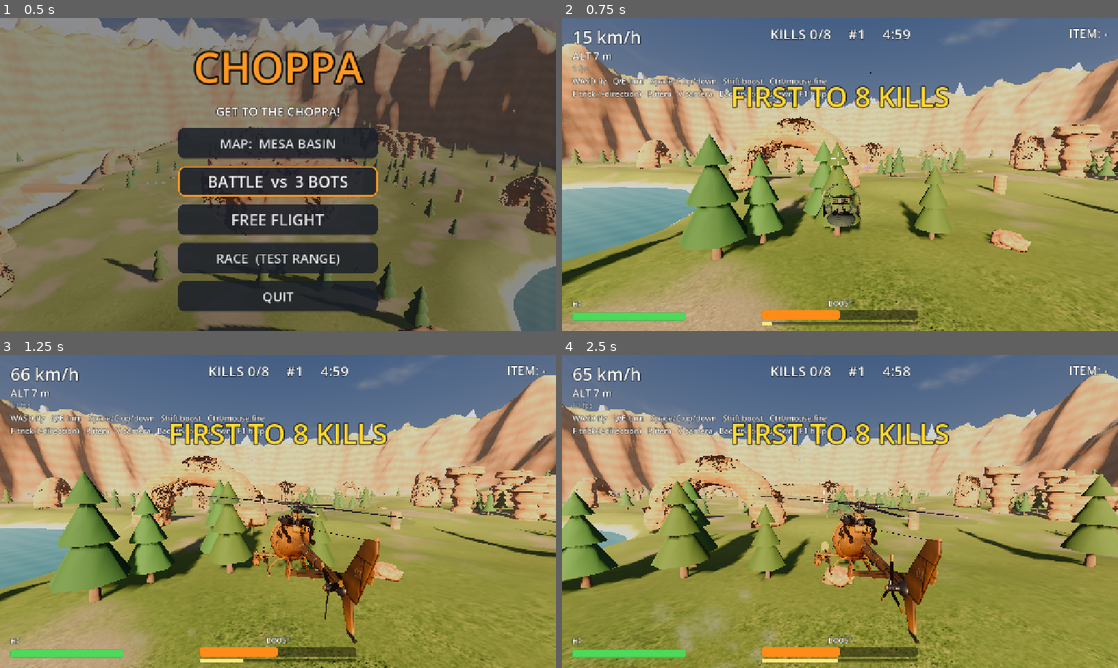
Above: before the commit, frames 1-4 (two rows, left to right).
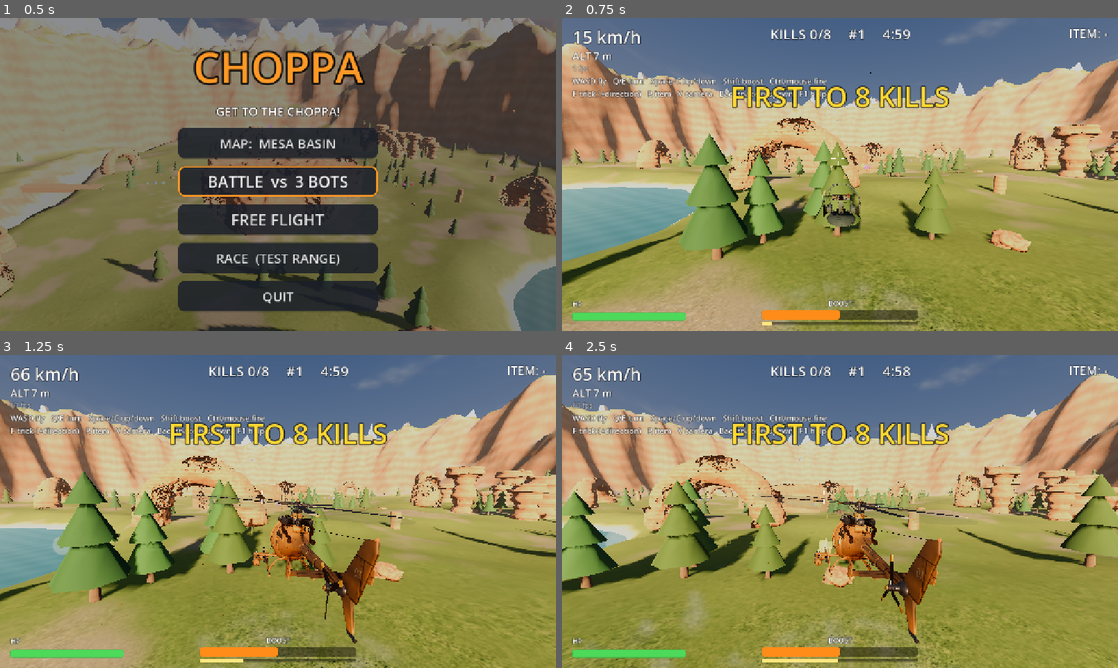
Above: after the commit, the same moments.

Repository: agnorance/choppa
Game: Godot game, scene res://scenes/main.tscn
The game is run twice, just before and just after one commit, with the same random seed, the same clock (stepped at 60 frames per second) and the same inputs.
Inputs (mouse positions are in pixels of both pictures, inside the frame that each line leads up to):
- Up to frame 1 (0.5 s): no input
- Up to frame 2 (0.75 s): tap Enter at 0.5 s; move the mouse to (962, 158) at 0.52 s; hold D (move_right) from 0.53 s (still down); hold Ctrl (fire) from 0.53 s (still down); click (962, 158) at 0.67 s
- Up to frame 3 (1.25 s): keep holding D (move_right); keep holding Ctrl (fire)
- Up to frame 4 (2.5 s): release D (move_right) at 1.25 s; release Ctrl (fire) at 1.25 s; drag from (728, 527) to (812, 574) at 1.27 s; move the mouse to (895, 442) at 2.02 s; hold D (move_right) from 2.03 s (still down); hold Ctrl (fire) from 2.03 s (still down)

Frame 1 is identical in both runs. In frame 2, 0.9% of the frame differs, in the area x 37-70%, y 52-100%; in frame 3, 1.1%; in frame 4, 2.3%, in the area x 4-71%, y 43-100%.

Commit message:
Cockpit instruments and choppa effects
Cockpit: the panel moves up and shrinks so all of it is on screen, the radar
sits below the gunsight instead of behind its post. Gauges get aged faces, red
zones, tapered needles, glass glints and screwed brass bezels; the frame is
built from smooth tubes and gains the chin bar.

Effects: star muzzle flashes with light on the gun that fired, brass casings,
heat shimmer behind the exhausts, a downwash ring on the ground (spray over
water), and canopy cracks that spread as the hull takes damage.
Adds --health=<n> for screenshots of damage.

Diff:
--- a/scripts/choppa.gd
+++ b/scripts/choppa.gd
@@ -85,6 +85,8 @@
 var invulnerable := 0.0
 var clock := 0.0  ## Simulation seconds this choppa has existed.
 var last_shot_time := -10.0  ## `clock` at the last shot, for the muzzle flash.
+var last_shot_side := 1.0  ## Which gun fired it: -1 left, 1 right.
+var over_water := false  ## The ground below is water (for spray instead of dust).
 
 var trick := ""  ## Name of the trick in progress, "" when none.
 var trick_time := 0.0
@@ -430,6 +432,7 @@
 
 func _shoot() -> void:
 	var muzzle := global_position + facing() * Vector3(1.12 * _gun_side, -0.8, -2.35)
+	last_shot_side = _gun_side
 	_gun_side = -_gun_side
 	var target := aim_target()
 	var direction := facing() * Vector3.FORWARD
@@ -526,5 +529,7 @@
 	var hit := get_world_3d().direct_space_state.intersect_ray(query)
 	if hit:
 		altitude = global_position.y - hit.position.y - GROUND_CLEARANCE
+		over_water = (hit.collider as Node).is_in_group("water")
 	else:
 		altitude = 500.0
+		over_water = false
--- a/scripts/choppa_model.gd
+++ b/scripts/choppa_model.gd
@@ -22,7 +22,15 @@
 var _dust: CPUParticles3D
 var _trails: Array[CPUParticles3D] = []
 var _smoke: CPUParticles3D
-var _flashes: Array[MeshInstance3D] = []
+var _flashes: Array[Node3D] = []  ## Left, right.
+var _flash_lights: Array[OmniLight3D] = []
+var _casings: Array[CPUParticles3D] = []
+var _haze: Array[CPUParticles3D] = []
+var _downwash: MeshInstance3D
+var _downwash_material: ShaderMaterial
+var _dust_colors: Gradient
+var _spray_colors: Gradient
+var _cracks: Array[MeshInstance3D] = []
 var _bubble: MeshInstance3D
 var _bubble_material: StandardMaterial3D
 var _sparks: CPUParticles3D
@@ -71,24 +79,20 @@
 		shell.position = eye
 		_parts.add_child(shell)
 
-	var flash_mesh := SphereMesh.new()
-	flash_mesh.radius = 0.35
-	flash_mesh.height = 0.7
-	flash_mesh.radial_segments = 6
-	flash_mesh.rings = 3
-	var flash_material := StandardMaterial3D.new()
-	flash_material.shading_mode = BaseMaterial3D.SHADING_MODE_UNSHADED
-	flash_material.albedo_color = Color(1.0, 0.85, 0.4)
-	for muzzle in ["muzzle_l", "muzzle_r"]:
-		var at := _marker(model, muzzle) + Vector3(0.0, 0.0, -0.25)
-		var flash := _part(flash_mesh, flash_material, at, Vector3.ZERO, Vector3(0.7, 0.7, 1.6))
-		flash.cast_shadow = GeometryInstance3D.SHADOW_CASTING_SETTING_OFF
-		_flashes.append(flash)
-
-	# Rotor downwash kicking up dust when flying low.
-	_dust = Effects.puffs(Effects.gradient([
+	_build_guns(model)
+	_build_cracks(model)
+	for exhaust in ["exhaust_l", "exhaust_r"]:
+		_haze.append(_build_haze(_marker(model, exhaust)))
+	_build_downwash()
+
+	# Rotor downwash kicking up dust (or spray over water) when flying low.
+	_dust_colors = Effects.gradient([
 		Color(0.8, 0.77, 0.7, 0.0), Color(0.8, 0.77, 0.7, 0.55), Color(0.78, 0.75, 0.68, 0.0),
-	]), 48, 1.4)
+	])
+	_spray_colors = Effects.gradient([
+		Color(0.9, 0.95, 1.0, 0.0), Color(0.88, 0.94, 1.0, 0.6), Color(0.85, 0.92, 1.0, 0.0),
+	])
+	_dust = Effects.puffs(_dust_colors, 48, 1.4)
 	_dust.top_level = true
 	_dust.emission_shape = CPUParticles3D.EMISSION_SHAPE_RING
 	_dust.emission_ring_axis = Vector3.UP
@@ -205,8 +209,21 @@
 	_blur_material.albedo_color.a = clampf((_rotor_speed - 8.0) / 80.0, 0.0, 0.1)
 
 	_parts.visible = c.invulnerable <= 0.0 or fmod(c.invulnerable, 0.2) > 0.08
-	for flash in _flashes:
-		flash.visible = c.clock - c.last_shot_time < 0.05
+	var firing := c.clock - c.last_shot_time < 0.05
+	for k in 2:
+		var on := firing and (k == 1) == (c.last_shot_side > 0.0)
+		if on and not _flashes[k].visible:
+			# A fresh star every shot.
+			_flashes[k].rotation.z = randf() * TAU
+			_flashes[k].scale = Vector3.ONE * randf_range(0.8, 1.25)
+		_flashes[k].visible = on
+		_flash_lights[k].visible = on
+		_casings[k].emitting = c.alive and c.clock - c.last_shot_time < Choppa.GUN_INTERVAL * 1.5
+	for haze in _haze:
+		haze.emitting = c.alive
+	var visible_cracks := clampi(floori((Choppa.MAX_HEALTH - c.health) / 12.0), 0, _cracks.size()) if c.alive else 0
+	for k in _cracks.size():
+		_cracks[k].visible = k < visible_cracks
 	for trail in _trails:
 		trail.emitting = c.is_boosting()
 	_sparks.emitting = c.scrambled > 0.0
@@ -218,8 +235,171 @@
 			else Color(0.3, 0.85, 1.0, 0.12 + 0.12 * c.shield / Choppa.SHIELD_HP)
 	_smoke.emitting = c.health < 35.0
 	_dust.emitting = c.altitude < 14.0
+	var ground := c.global_position + Vector3.DOWN * (c.altitude + Choppa.GROUND_CLEARANCE - 0.3)
 	if _dust.emitting:
-		_dust.global_position = c.global_position + Vector3.DOWN * (c.altitude + Choppa.GROUND_CLEARANCE - 0.3)
+		_dust.global_position = ground
+		_dust.color_ramp = _spray_colors if c.over_water else _dust_colors
+	var wash := clampf(1.0 - c.altitude / 16.0, 0.0, 1.0) if c.alive else 0.0
+	_downwash.visible = wash > 0.0
+	if _downwash.visible:
+		_downwash.global_position = ground + Vector3.UP * 0.15
+		_downwash_material.set_shader_parameter("power", wash * 0.7)
+		_downwash_material.set_shader_parameter("tint",
+			Color(0.88, 0.94, 1.0) if c.over_water else Color(0.8, 0.76, 0.66))
+
+
+## Twin machine guns: a star-shaped flash with a light at each muzzle (shown for the gun
+## that just fired), and brass casings spilling out of the receivers.
+func _build_guns(model: Node3D) -> void:
+	var star := StandardMaterial3D.new()
+	star.shading_mode = BaseMaterial3D.SHADING_MODE_UNSHADED
+	star.blend_mode = BaseMaterial3D.BLEND_MODE_ADD
+	star.cull_mode = BaseMaterial3D.CULL_DISABLED
+	star.albedo_texture = Effects.star_texture()
+	star.albedo_color = Color(1.0, 0.75, 0.4)
+	star.disable_receive_shadows = true
+	var side_quad := QuadMesh.new()
+	side_quad.size = Vector2(0.55, 1.1)
+	var front_quad := QuadMesh.new()
+	front_quad.size = Vector2(0.75, 0.75)
+	var brass := _material(Color(0.8, 0.6, 0.28), 0.9, 0.3)
+	var casing := CylinderMesh.new()
+	casing.top_radius = 0.009
+	casing.bottom_radius = 0.009
+	casing.height = 0.035
+	casing.radial_segments = 6
+	casing.rings = 1
+	casing.material = brass
+	for muzzle in ["muzzle_l", "muzzle_r"]:
+		var at := _marker(model, muzzle)
+		var flash := Node3D.new()
+		flash.position = at + Vector3(0.0, 0.0, -0.3)
+		flash.visible = false
+		add_child(flash)
+		# Two crossed planes along the barrel and one facing forward.
+		for roll in [0.0, PI * 0.5]:
+			var plane := MeshInstance3D.new()
+			plane.mesh = side_quad
+			plane.material_override = star
+			plane.rotation = Vector3(PI * 0.5, 0.0, roll)
+			plane.cast_shadow = GeometryInstance3D.SHADOW_CASTING_SETTING_OFF
+			if own:
+				plane.layers = OWN_LAYER
+			flash.add_child(plane)
+		var front := MeshInstance3D.new()
+		front.mesh = front_quad
+		front.material_override = star
+		front.position.z = 0.25
+		front.cast_shadow = GeometryInstance3D.SHADOW_CASTING_SETTING_OFF
+		if own:
+			front.layers = OWN_LAYER
+		flash.add_child(front)
+		_flashes.append(flash)
+		var light := OmniLight3D.new()
+		light.light_color = Color(1.0, 0.7, 0.35)
+		light.light_energy = 3.0
+		light.omni_range = 7.0
+		light.position = at + Vector3(0.0, 0.3, -0.2)
+		light.visible = false
+		add_child(light)
+		_flash_lights.append(light)
+
+		var shells := CPUParticles3D.new()
+		shells.mesh = casing
+		shells.amount = 16
+		shells.lifetime = 1.2
+		shells.local_coords = false
+		shells.position = at + Vector3(0.12 * signf(at.x), 0.0, 1.75)  # The receiver's ejection port.
+		shells.direction = Vector3(signf(at.x), -0.4, 0.3)
+		shells.spread = 18.0
+		shells.initial_velocity_min = 2.5
+		shells.initial_velocity_max = 4.0
+		shells.gravity = Vector3(0.0, -12.0, 0.0)
+		shells.angular_velocity_min = -720.0
+		shells.angular_velocity_max = 720.0
+		shells.particle_flag_rotate_y = true
+		shells.cast_shadow = GeometryInstance3D.SHADOW_CASTING_SETTING_OFF
+		shells.emitting = false
+		add_child(shells)
+		_casings.append(shells)
+
+
+## Cracks in the canopy glass at the "crack_*" markers; more show as the hull takes
+## damage. On the default layer so the pilot sees them from inside too.
+func _build_cracks(model: Node3D) -> void:
+	var m := StandardMaterial3D.new()
+	m.albedo_texture = Effects.crack_texture()
+	m.albedo_color = Color(0.95, 0.97, 1.0)
+	m.transparency = BaseMaterial3D.TRANSPARENCY_ALPHA
+	m.cull_mode = BaseMaterial3D.CULL_DISABLED
+	m.roughness = 0.1
+	m.metallic_specular = 1.0
+	m.emission_enabled = true
+	m.emission = Color(0.25, 0.27, 0.3)
+	var rng := RandomNumberGenerator.new()
+	rng.seed = 5
+	var markers := model.find_children("crack_*", "Node3D")
+	markers.sort_custom(func(a: Node, b: Node) -> bool: return a.name.naturalnocasecmp_to(b.name) < 0)
+	for marker: Node3D in markers:
+		var quad := QuadMesh.new()
+		quad.size = Vector2.ONE * rng.randf_range(0.3, 0.45)
+		var crack := MeshInstance3D.new()
+		crack.mesh = quad
+		crack.material_override = m
+		# Blender's marker +Z (the glass normal) arrives as +Y; the quad faces +Z.
+		crack.transform = marker.transform * Transform3D(Basis(Vector3.RIGHT, -PI * 0.5), Vector3.ZERO)
+		crack.rotate_object_local(Vector3.BACK, rng.randf() * TAU)
+		crack.cast_shadow = GeometryInstance3D.SHADOW_CASTING_SETTING_OFF
+		crack.visible = false
+		add_child(crack)
+		_cracks.append(crack)
+
+
+
+## Heat shimmer trailing from an exhaust stub.
+func _build_haze(at: Vector3) -> CPUParticles3D:
+	var p := CPUParticles3D.new()
+	var quad := QuadMesh.new()
+	quad.size = Vector2.ONE
+	var haze := ShaderMaterial.new()
+	haze.shader = preload("res://shaders/heat_haze.gdshader")
+	quad.material = haze
+	p.mesh = quad
+	p.amount = 10
+	p.lifetime = 0.7
+	p.local_coords = false
+	p.position = at
+	p.direction = Vector3(0.15 * signf(at.x), 0.35, 1.0)
+	p.spread = 10.0
+	p.initial_velocity_min = 2.0
+	p.initial_velocity_max = 3.0
+	p.gravity = Vector3(0.0, 1.5, 0.0)
+	var grow := Curve.new()
+	grow.add_point(Vector2(0.0, 0.5))
+	grow.add_point(Vector2(1.0, 1.4))
+	p.scale_amount_curve = grow
+	p.scale_amount_min = 0.5
+	p.scale_amount_max = 0.8
+	p.color_initial_ramp = Effects.gradient([Color(0, 0, 1, 1), Color(1, 1, 1, 1)])  # Random phase per puff.
+	p.color_ramp = Effects.gradient([Color(1, 1, 1, 0.0), Color(1, 1, 1, 1.0), Color(1, 1, 1, 0.0)])
+	p.cast_shadow = GeometryInstance3D.SHADOW_CASTING_SETTING_OFF
+	add_child(p)
+	return p
+
+
+## A disc on the ground under the rotor, rings racing outward.
+func _build_downwash() -> void:
+	var plane := PlaneMesh.new()
+	plane.size = Vector2(18.0, 18.0)
+	_downwash_material = ShaderMaterial.new()
+	_downwash_material.shader = preload("res://shaders/downwash.gdshader")
+	_downwash = MeshInstance3D.new()
+	_downwash.mesh = plane
+	_downwash.material_override = _downwash_material
+	_downwash.top_level = true
+	_downwash.cast_shadow = GeometryInstance3D.SHADOW_CASTING_SETTING_OFF
+	_downwash.visible = false
+	add_child(_downwash)
 
 
 static var _cached_scene: PackedScene
--- a/scripts/cockpit.gd
+++ b/scripts/cockpit.gd
@@ -164,6 +164,7 @@
 	tube.material_override = screen
 	tube.position.z = 0.001
 	mount.add_child(tube)
+	mount.add_child(glass_cover(0.084, 0.01))
 
 
 func _build_nixies(mount: Node3D) -> void:
@@ -306,24 +307,87 @@
 	_beacon.add_child(_beacon_light)
 
 
-func _glass_disc(radius: float, offset: float) -> MeshInstance3D:
+## Convex-looking cover glass: faint tint plus a soft crescent glint.
+static func glass_cover(radius: float, offset: float) -> Node3D:
+	var quad := QuadMesh.new()
+	quad.size = Vector2.ONE * radius * 2.0
 	var m := StandardMaterial3D.new()
-	m.albedo_color = Color(0.7, 0.8, 0.8, 0.08)
+	m.shading_mode = BaseMaterial3D.SHADING_MODE_UNSHADED
+	m.blend_mode = BaseMaterial3D.BLEND_MODE_ADD
+	m.albedo_texture = _glint_texture()
+	m.albedo_color = Color(0.55, 0.55, 0.5)
 	m.transparency = BaseMaterial3D.TRANSPARENCY_ALPHA
-	m.roughness = 0.02
-	m.metallic = 0.5
-	var disc := CylinderMesh.new()
-	disc.top_radius = radius
-	disc.bottom_radius = radius
-	disc.height = 0.001
-	disc.radial_segments = 40
 	var glass := MeshInstance3D.new()
-	glass.mesh = disc
+	glass.mesh = quad
 	glass.material_override = m
-	glass.rotation_degrees.x = 90.0
 	glass.position.z = offset
 	glass.cast_shadow = GeometryInstance3D.SHADOW_CASTING_SETTING_OFF
 	return glass
+
+
+static var _dial: Texture2D
+static var _glint: Texture2D
+
+
+## An old instrument face: near-black enamel, a faded track, grime toward the rim, and
+## a few stains and scratches. Made once, shared by every gauge.
+static func dial_texture() -> Texture2D:
+	if _dial:
+		return _dial
+	var size := 256
+	var noise := FastNoiseLite.new()
+	noise.seed = 7
+	noise.frequency = 0.03
+	noise.fractal_octaves = 5
+	var image := Image.create(size, size, true, Image.FORMAT_RGBA8)
+	var rng := RandomNumberGenerator.new()
+	rng.seed = 11
+	var c := Vector2.ONE * size * 0.5
+	for y in size:
+		for x in size:
+			var d := (Vector2(x, y) - c).length() / (size * 0.5)
+			if d > 1.0:
+				image.set_pixel(x, y, Color(0, 0, 0, 0))
+				continue
+			var grime := noise.get_noise_2d(x, y) * 0.5 + 0.5
+			var col := Color(0.075, 0.07, 0.06).lerp(Color(0.17, 0.13, 0.08), smoothstep(0.55, 1.0, d) * grime)
+			col = col.lerp(Color(0.2, 0.17, 0.11), maxf(0.0, grime - 0.72) * 1.4)
+			# Faded cream track rings.
+			for r in [0.78, 0.97]:
+				col = col.lerp(Color(0.6, 0.55, 0.42), (1.0 - smoothstep(0.0, 0.012, absf(d - r))) * 0.5)
+			image.set_pixel(x, y, col)
+	for k in 5:  # Hairline scratches.
+		var from := c + Vector2(rng.randf_range(-90, 90), rng.randf_range(-90, 90))
+		var dir := Vector2.from_angle(rng.randf() * TAU)
+		for t in rng.randi_range(15, 50):
+			var p := from + dir * t
+			if (p - c).length() < size * 0.48:
+				image.set_pixelv(Vector2i(p), image.get_pixelv(Vector2i(p)).lightened(0.12))
+	image.generate_mipmaps()
+	_dial = ImageTexture.create_from_image(image)
+	return _dial
+
+
+static func _glint_texture() -> Texture2D:
+	if _glint:
+		return _glint
+	var size := 128
+	var image := Image.create(size, size, true, Image.FORMAT_RGBA8)
+	var c := Vector2.ONE * size * 0.5
+	for y in size:
+		for x in size:
+			var p := (Vector2(x, y) - c) / (size * 0.5)
+			if p.length() > 1.0:
+				image.set_pixel(x, y, Color(0, 0, 0, 0))
+				continue
+			# A crescent near the upper left rim, and a faint overall sheen.
+			var crescent := smoothstep(0.62, 0.86, p.length()) * (1.0 - smoothstep(0.88, 1.0, p.length()))
+			crescent *= clampf(-(p.x + p.y) * 0.9, 0.0, 1.0)
+			var a := crescent * 0.55 + 0.04
+			image.set_pixel(x, y, Color(1, 1, 1, a))
+	image.generate_mipmaps()
+	_glint = ImageTexture.create_from_image(image)
+	return _glint
 
 
 static func _label(parent: Node3D, text: String, font_size: int, color: Color, pos: Vector3) -> Label3D:
@@ -372,16 +436,31 @@
 	var _needle: Node3D
 
 	func _ready() -> void:
-		var face := CylinderMesh.new()
-		face.top_radius = RADIUS
-		face.bottom_radius = RADIUS
-		face.height = 0.004
-		face.radial_segments = 40
+		var face := QuadMesh.new()
+		face.size = Vector2.ONE * RADIUS * 2.0
+		var face_material := StandardMaterial3D.new()
+		face_material.albedo_texture = Cockpit.dial_texture()
+		face_material.transparency = BaseMaterial3D.TRANSPARENCY_ALPHA_SCISSOR
+		face_material.roughness = 0.8
 		var face_mesh := MeshInstance3D.new()
 		face_mesh.mesh = face
-		face_mesh.material_override = ChoppaModel._material(Color(0.05, 0.05, 0.045), 0.0, 0.85)
-		face_mesh.rotation_degrees.x = 90.0
+		face_mesh.material_override = face_material
+		face_mesh.position.z = 0.001
 		add_child(face_mesh)
+		# Red zone: a painted arc just inside the ticks.
+		if red_from <= 1.0:
+			var steps := ceili((1.0 - red_from) * 40.0)
+			for k in steps:
+				var t := lerpf(red_from, 1.0, (k + 0.5) / steps)
+				var arc := MeshInstance3D.new()
+				var bit := BoxMesh.new()
+				bit.size = Vector3(RADIUS * SWEEP * (1.0 - red_from) / steps * 1.05, 0.004, 0.0008)
+				arc.mesh = bit
+				arc.material_override = Cockpit._cell_material(Color(0.55, 0.06, 0.04))
+				var a := _angle(t)
+				arc.position = Vector3(-sin(a), cos(a), 0.0) * RADIUS * 0.94 + Vector3(0, 0, 0.0025)
+				arc.rotation.z = a
+				add_child(arc)
 		var ticks := majors * 5
 		for k in ticks + 1:
 			var t := float(k) / ticks
@@ -406,13 +485,28 @@
 		_needle = Node3D.new()
 		_needle.position.z = 0.005
 		add_child(_needle)
+		# Tapered pointer with a luminous tip and a counterweight tail.
+		var pointer := PrismMesh.new()
+		pointer.size = Vector3(0.005, RADIUS * 0.78, 0.0012)
 		var needle := MeshInstance3D.new()
-		var stick := BoxMesh.new()
-		stick.size = Vector3(0.0028, RADIUS * 0.85, 0.0012)
-		needle.mesh = stick
-		needle.position.y = RADIUS * 0.33
-		needle.material_override = Cockpit._cell_material(Color(1.0, 0.45, 0.1))
+		needle.mesh = pointer
+		needle.position.y = RADIUS * 0.39
+		needle.material_override = ChoppaModel._material(Color(0.92, 0.88, 0.78), 0.0, 0.5)
 		_needle.add_child(needle)
+		var tip := MeshInstance3D.new()
+		var tip_box := BoxMesh.new()
+		tip_box.size = Vector3(0.0022, RADIUS * 0.22, 0.0014)
+		tip.mesh = tip_box
+		tip.position.y = RADIUS * 0.66
+		tip.material_override = Cockpit._cell_material(Color(1.0, 0.45, 0.1))
+		_needle.add_child(tip)
+		var tail := MeshInstance3D.new()
+		var tail_box := BoxMesh.new()
+		tail_box.size = Vector3(0.006, RADIUS * 0.25, 0.0012)
+		tail.mesh = tail_box
+		tail.position.y = -RADIUS * 0.12
+		tail.material_override = ChoppaModel._material(Color(0.08, 0.08, 0.08), 0.5, 0.4)
+		_needle.add_child(tail)
 		var cap := MeshInstance3D.new()
 		var hub := CylinderMesh.new()
 		hub.top_radius = 0.007
@@ -422,18 +516,7 @@
 		cap.rotation_degrees.x = 90.0
 		cap.material_override = ChoppaModel._material(Color(0.78, 0.6, 0.3), 0.9, 0.3)
 		_needle.add_child(cap)
-		var glass := StandardMaterial3D.new()
-		glass.albedo_color = Color(0.7, 0.8, 0.8, 0.07)
-		glass.transparency = BaseMaterial3D.TRANSPARENCY_ALPHA
-		glass.roughness = 0.02
-		glass.metallic = 0.5
-		var glass_mesh := MeshInstance3D.new()
-		glass_mesh.mesh = face.duplicate()
-		(glass_mesh.mesh as CylinderMesh).height = 0.001
-		glass_mesh.material_override = glass
-		glass_mesh.rotation_degrees.x = 90.0
-		glass_mesh.position.z = 0.009
-		add_child(glass_mesh)
+		add_child(Cockpit.glass_cover(RADIUS, 0.009))
 
 	func _process(delta: float) -> void:
 		# Needles have a little inertia, like the real thing.
--- a/scripts/effects.gd
+++ b/scripts/effects.gd
@@ -70,6 +70,93 @@
 	return _dot
 
 
+static var _star: Texture2D
+static var _crack: Texture2D
+
+
+## Muzzle flash: a hot core with a few uneven spikes.
+static func star_texture() -> Texture2D:
+	if _star:
+		return _star
+	var size := 128
+	var image := Image.create(size, size, true, Image.FORMAT_RGBA8)
+	var spikes := [0.0, 0.9, 1.7, 2.5, 3.3, 4.1, 5.0, 5.7]
+	for y in size:
+		for x in size:
+			var p := (Vector2(x, y) - Vector2.ONE * size * 0.5) / (size * 0.5)
+			var r := p.length()
+			var a := 0.0
+			for k in spikes.size():
+				var d := absf(angle_difference(p.angle(), spikes[k]))
+				var reach := 0.55 + 0.45 * fmod(k * 0.37, 1.0)
+				a = maxf(a, (1.0 - smoothstep(0.0, 0.18 * (1.0 - r / reach), d)) * (1.0 - smoothstep(0.0, reach, r)))
+			a = maxf(a, 1.0 - smoothstep(0.0, 0.35, r))
+			image.set_pixel(x, y, Color(1.0, 0.8 + 0.2 * (1.0 - r), 0.55 + 0.45 * (1.0 - r), clampf(a, 0.0, 1.0)))
+	image.generate_mipmaps()
+	_star = ImageTexture.create_from_image(image)
+	return _star
+
+
+## Bullet strike in glass: a crushed white centre, jagged radial cracks and a few
+## broken rings around them.
+static func crack_texture() -> Texture2D:
+	if _crack:
+		return _crack
+	var size := 256
+	var image := Image.create(size, size, true, Image.FORMAT_RGBA8)
+	image.fill(Color(1, 1, 1, 0))
+	var rng := RandomNumberGenerator.new()
+	rng.seed = 3
+	var c := Vector2.ONE * size * 0.5
+	var rays := 11
+	for k in rays:
+		var angle := TAU * k / rays + rng.randf_range(-0.2, 0.2)
+		var length := rng.randf_range(0.55, 0.98) * size * 0.5
+		var p := c
+		var step := 0
+		while (p - c).length() < length:
+			angle += rng.randf_range(-0.25, 0.25)
+			var next := p + Vector2.from_angle(angle) * 6.0
+			_draw_line(image, p, next, 0.9 - 0.5 * (p - c).length() / (size * 0.5))
+			# The odd side branch.
+			if step % 5 == 4 and rng.randf() < 0.5:
+				var branch := angle + rng.randf_range(0.5, 0.9) * (1.0 if rng.randf() < 0.5 else -1.0)
+				_draw_line(image, next, next + Vector2.from_angle(branch) * rng.randf_range(10.0, 24.0), 0.5)
+			p = next
+			step += 1
+	for ring in 3:
+		var radius := (0.15 + ring * 0.17) * size * 0.5
+		var start := rng.randf() * TAU
+		var arc := rng.randf_range(2.0, 4.5)
+		var prev := c + Vector2.from_angle(start) * radius
+		for k in 24:
+			var a := start + arc * (k + 1) / 24.0
+			var next := c + Vector2.from_angle(a) * radius * rng.randf_range(0.95, 1.05)
+			_draw_line(image, prev, next, 0.45)
+			prev = next
+	# Crushed glass in the middle.
+	for y in size:
+		for x in size:
+			var r := (Vector2(x, y) - c).length() / (size * 0.5)
+			var core := (1.0 - smoothstep(0.0, 0.16, r)) * rng.randf_range(0.5, 1.0)
+			var px := image.get_pixel(x, y)
+			image.set_pixel(x, y, Color(1, 1, 1, maxf(px.a, core)))
+	image.generate_mipmaps()
+	_crack = ImageTexture.create_from_image(image)
+	return _crack
+
+
+static func _draw_line(image: Image, a: Vector2, b: Vector2, alpha: float) -> void:
+	var steps := ceili((b - a).length() * 1.5)
+	for k in steps + 1:
+		var p := a.lerp(b, float(k) / maxf(steps, 1))
+		for o: Vector2i in [Vector2i.ZERO, Vector2i.RIGHT, Vector2i.DOWN, Vector2i.ONE]:
+			var q := Vector2i(p) + o
+			if q.x >= 0 and q.y >= 0 and q.x < image.get_width() and q.y < image.get_height():
+				var weight := alpha if o == Vector2i.ZERO else alpha * 0.6
+				image.set_pixelv(q, Color(1, 1, 1, maxf(image.get_pixelv(q).a, weight)))
+
+
 ## Fireball, smoke, flying debris and a flash of light. Cleans itself up.
 class Explosion extends Node3D:
 	var size := 1.0  ## Scales the fireball, debris and flash.
--- a/scripts/main.gd
+++ b/scripts/main.gd
@@ -15,6 +15,7 @@
 ##   --shot=<file.png>        save a screenshot after --frames physics ticks and quit
 ##   --frames=<n>             ticks before the screenshot (default 90)
 ##   --dummies=<n>            training targets in free flight (default 3)
+##   --health=<n>             start with this much health (to see damage effects)
 
 const RIVALS := [
 	["Hawk", Color(0.2, 0.6, 0.95), 1.0],
@@ -78,6 +79,8 @@
 	choppa = _new_choppa("You", Color(0.95, 0.5, 0.1), map.spawn_points[slot], true)
 	if mode == "free" and _args.has("spawn"):
 		choppa.respawn(_spawn_arg())
+	if _args.has("health"):
+		choppa.health = float(_args.health)
 
 	var chase := ChaseCamera.new()
 	chase.target = choppa
--- a/scripts/map_kit.gd
+++ b/scripts/map_kit.gd
@@ -607,7 +607,7 @@
 	mesh.position = center
 	mesh.cast_shadow = GeometryInstance3D.SHADOW_CASTING_SETTING_OFF
 	parent.add_child(mesh)
-	block(parent, center + Vector3.DOWN * 1.0, Vector3(size, 2.0, size), Color.WHITE, 0.0, false)
+	block(parent, center + Vector3.DOWN * 1.0, Vector3(size, 2.0, size), Color.WHITE, 0.0, false).add_to_group("water")
 
 
 static func _mesh_child(parent: Node3D, mesh: Mesh, mat: Material, pos: Vector3) -> MeshInstance3D:
--- /dev/null
+++ b/shaders/downwash.gdshader
@@ -0,0 +1,30 @@
+// Rotor downwash on the ground: rings of flattened dust or ruffled water racing outward
+// from under the choppa. `power` fades it with altitude; `tint` is dust or spray.
+shader_type spatial;
+render_mode unshaded, blend_mix, depth_draw_never, cull_disabled, shadows_disabled;
+
+uniform float power = 0.0;
+uniform vec3 tint : source_color = vec3(0.8, 0.76, 0.66);
+
+float hash(vec2 p) {
+	return fract(sin(dot(p, vec2(127.1, 311.7))) * 43758.5453);
+}
+
+float noise(vec2 p) {
+	vec2 i = floor(p);
+	vec2 f = fract(p);
+	f = f * f * (3.0 - 2.0 * f);
+	return mix(mix(hash(i), hash(i + vec2(1, 0)), f.x), mix(hash(i + vec2(0, 1)), hash(i + vec2(1, 1)), f.x), f.y);
+}
+
+void fragment() {
+	vec2 c = UV * 2.0 - 1.0;
+	float r = length(c);
+	float a = atan(c.y, c.x);
+	// Rings move outward; streaks break them up around the circle.
+	float rings = 0.5 + 0.5 * sin(r * 26.0 - TIME * 14.0);
+	float streaks = noise(vec2(a * 6.0, r * 3.0 - TIME * 2.5));
+	float body = smoothstep(0.08, 0.3, r) * (1.0 - smoothstep(0.6, 1.0, r));
+	ALBEDO = tint;
+	ALPHA = clamp(body * (rings * 0.6 + 0.4) * streaks * power, 0.0, 1.0);
+}
--- /dev/null
+++ b/shaders/heat_haze.gdshader
@@ -0,0 +1,27 @@
+// Heat shimmer: camera-facing puffs that bend whatever is behind them. Each particle's
+// vertex colour alpha sets its strength (fades in and out over its life).
+shader_type spatial;
+render_mode unshaded, blend_mix, depth_draw_never, cull_disabled, shadows_disabled;
+
+uniform sampler2D screen : hint_screen_texture, filter_linear_mipmap;
+uniform float strength = 0.004;
+
+void vertex() {
+	// Billboard that keeps the particle's scale.
+	mat4 face = mat4(INV_VIEW_MATRIX[0], INV_VIEW_MATRIX[1], INV_VIEW_MATRIX[2], MODEL_MATRIX[3]);
+	face = face * mat4(vec4(length(MODEL_MATRIX[0].xyz), 0, 0, 0), vec4(0, length(MODEL_MATRIX[1].xyz), 0, 0),
+		vec4(0, 0, length(MODEL_MATRIX[2].xyz), 0), vec4(0, 0, 0, 1));
+	MODELVIEW_MATRIX = VIEW_MATRIX * face;
+}
+
+void fragment() {
+	vec2 c = UV * 2.0 - 1.0;
+	float fall = clamp(1.0 - dot(c, c), 0.0, 1.0);
+	float t = TIME * 7.0;
+	vec2 wobble = vec2(sin(UV.y * 23.0 + t + COLOR.r * 40.0), cos(UV.x * 19.0 - t * 1.3 + COLOR.g * 40.0));
+	// Weaker when far away, so distant choppas don't smear the whole screen.
+	float near = clamp(6.0 / max(-VERTEX.z, 1.0), 0.15, 1.0);
+	vec2 offset = wobble * strength * fall * COLOR.a * near;
+	ALBEDO = textureLod(screen, SCREEN_UV + offset, 0.0).rgb;
+	ALPHA = smoothstep(0.0, 0.3, fall) * COLOR.a;
+}
Binary file changed: assets/models/choppa/choppa.glb
Binary file changed: assets/models/choppa/cockpit.glb
Not shown, added: shaders/downwash.gdshader.uid
Not shown, added: shaders/heat_haze.gdshader.uid
Not shown, changed: docs/DESIGN.md
